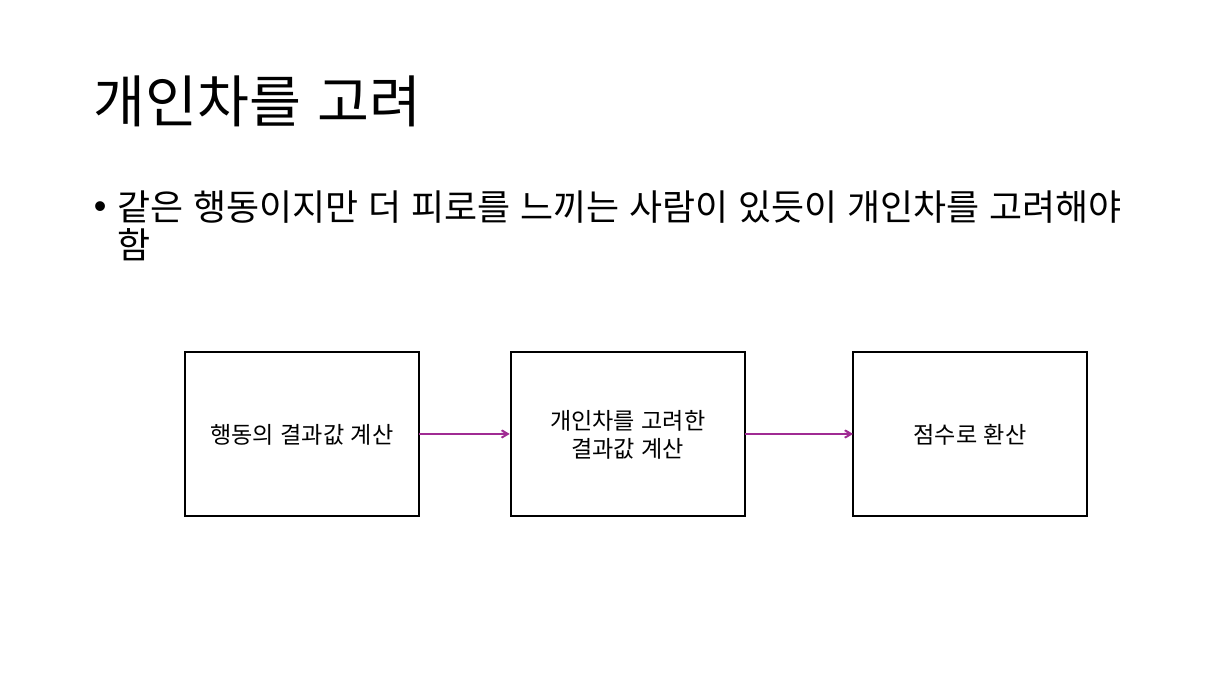
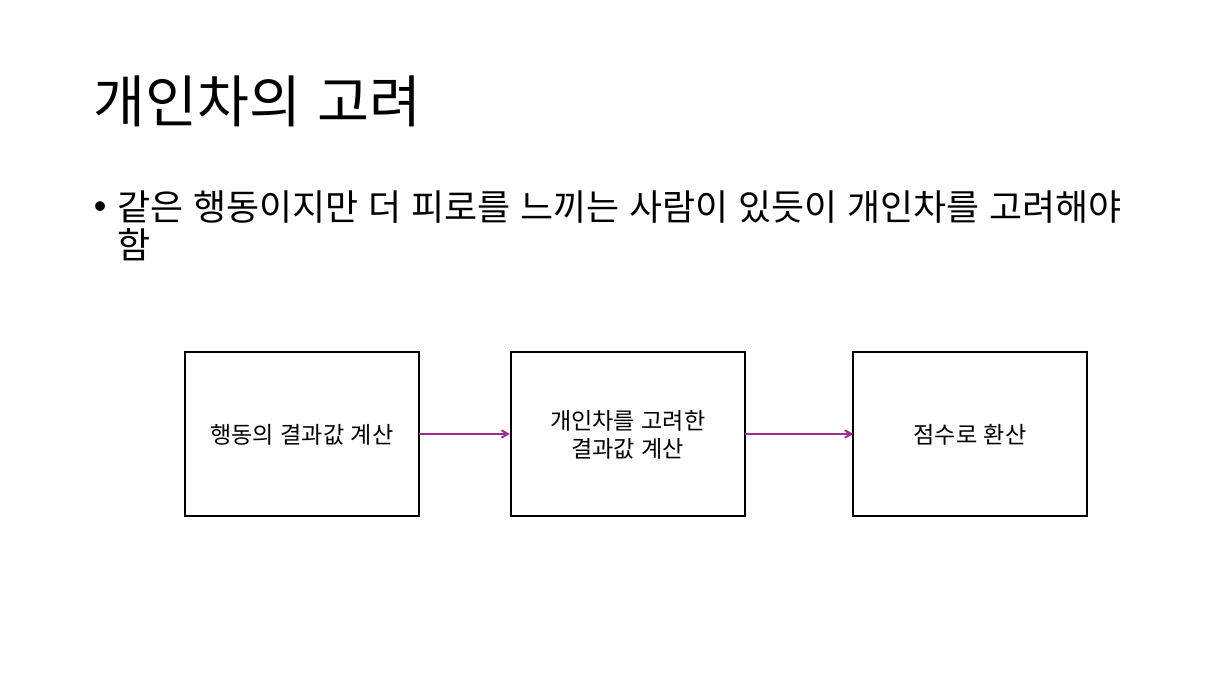
Before and after one commit to pilboy97/SchoolSim, a slide deck: slide 14 of Doc/Utility AI의 구현과 검증.pptx (slide 12 before the commit). Drawn at 1232x693 pixels with LibreOffice and Linux fonts; fonts in the diff are those of the drawing. Boxes give left, top, right and bottom in pixels: in the first picture for what was removed or moved away, otherwise in the second. Text is boxed around its words. In the diff, an @@ line names an element or a change of style, - is before the commit and + after.

```diff
--- a/Doc/Utility AI의 구현과 검증.pptx
+++ b/Doc/Utility AI의 구현과 검증.pptx
@@ title at (x1=94, y1=75, x2=422, y2=127): text changed @@
-개인차를 고려
+개인차의 고려
```
Also in this commit, not shown: 7 other slides changed, 5 slides added, 1 slide removed, 26 other files.
